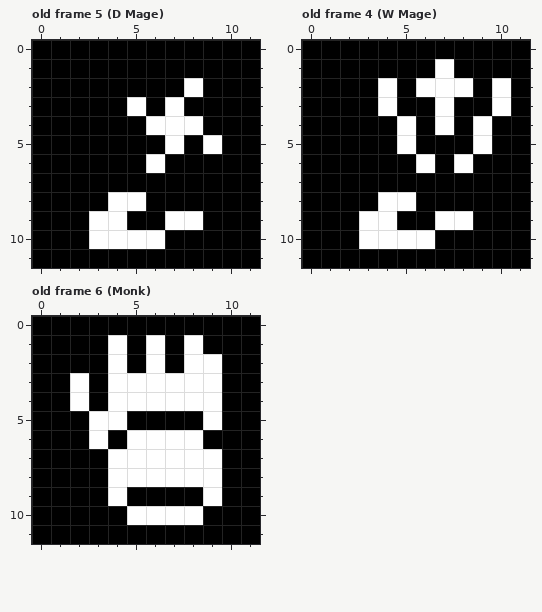
Pixel-art file: android/assets/Base_Attacks.aseprite. Above, as it was before the edit.
12x12 pixels, 24 frames. Colours within 5 levels of each other are drawn and written as one. Shown: old frame 5 (D Mage), old frame 4 (W Mage), old frame 6 (Monk). The commit also changed other frames, which this record leaves out.
The same view after the edit:
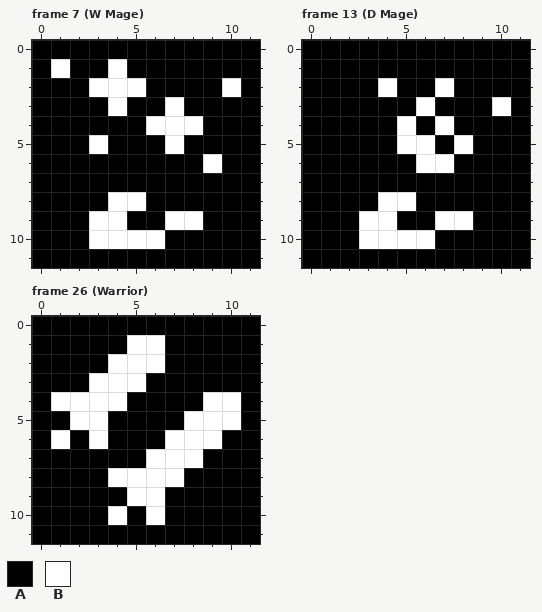
Palette (. is transparent): A #000000  B #ffffff
A new or re-ordered frame is compared with the old frame closest to it.
Diff:
{"change": "frames 24 -> 73"}
{"where": "frame 7 (W Mage) is new; against old frame 5 (D Mage)"}
{"frame":7,"y":1,"x":1,"old":"A","new":"B"}
{"frame":7,"y":1,"x":4,"old":"A","new":"B"}
{"frame":7,"y":2,"x":3,"old":"AAA","new":"BBB"}
{"frame":7,"y":2,"x":8,"old":"B","new":"A"}
{"frame":7,"y":2,"x":10,"old":"A","new":"B"}
{"frame":7,"y":3,"x":4,"old":"AB","new":"BA"}
{"frame":7,"y":5,"x":3,"old":"A","new":"B"}
{"frame":7,"y":5,"x":9,"old":"B","new":"A"}
{"frame":7,"y":6,"x":6,"old":"B","new":"A"}
{"frame":7,"y":6,"x":9,"old":"A","new":"B"}
{"where": "frame 13 (D Mage) is new; against old frame 4 (W Mage)"}
{"frame":13,"y":1,"x":7,"old":"B","new":"A"}
{"frame":13,"y":2,"x":6,"old":"B","new":"A"}
{"frame":13,"y":2,"x":8,"old":"B","new":"A"}
{"frame":13,"y":2,"x":10,"old":"B","new":"A"}
{"frame":13,"y":3,"x":4,"old":"B","new":"A"}
{"frame":13,"y":3,"x":6,"old":"AB","new":"BA"}
{"frame":13,"y":4,"x":9,"old":"B","new":"A"}
{"frame":13,"y":5,"x":6,"old":"A","new":"B"}
{"frame":13,"y":5,"x":8,"old":"AB","new":"BA"}
{"frame":13,"y":6,"x":7,"old":"AB","new":"BA"}
{"where": "frame 26 (Warrior) is new; against old frame 6 (Monk)"}
{"frame":26,"y":1,"x":4,"old":"BA","new":"AB"}
{"frame":26,"y":1,"x":8,"old":"B","new":"A"}
{"frame":26,"y":2,"x":5,"old":"A","new":"B"}
{"frame":26,"y":2,"x":8,"old":"BB","new":"AA"}
{"frame":26,"y":3,"x":2,"old":"BA","new":"AB"}
{"frame":26,"y":3,"x":6,"old":"BBBB","new":"AAAA"}
{"frame":26,"y":4,"x":1,"old":"A","new":"B"}
{"frame":26,"y":4,"x":3,"old":"A","new":"B"}
{"frame":26,"y":4,"x":5,"old":"BBBB","new":"AAAA"}
{"frame":26,"y":4,"x":10,"old":"A","new":"B"}
{"frame":26,"y":5,"x":2,"old":"A","new":"B"}
{"frame":26,"y":5,"x":4,"old":"B","new":"A"}
{"frame":26,"y":5,"x":8,"old":"A","new":"B"}
{"frame":26,"y":5,"x":10,"old":"A","new":"B"}
{"frame":26,"y":6,"x":1,"old":"A","new":"B"}
{"frame":26,"y":6,"x":5,"old":"BB","new":"AA"}
{"frame":26,"y":6,"x":9,"old":"A","new":"B"}
{"frame":26,"y":7,"x":4,"old":"BB","new":"AA"}
{"frame":26,"y":7,"x":9,"old":"B","new":"A"}
{"frame":26,"y":8,"x":8,"old":"BB","new":"AA"}
{"frame":26,"y":9,"x":4,"old":"BAA","new":"ABB"}
{"frame":26,"y":9,"x":9,"old":"B","new":"A"}
{"frame":26,"y":10,"x":4,"old":"AB","new":"BA"}
{"frame":26,"y":10,"x":7,"old":"BB","new":"AA"}
